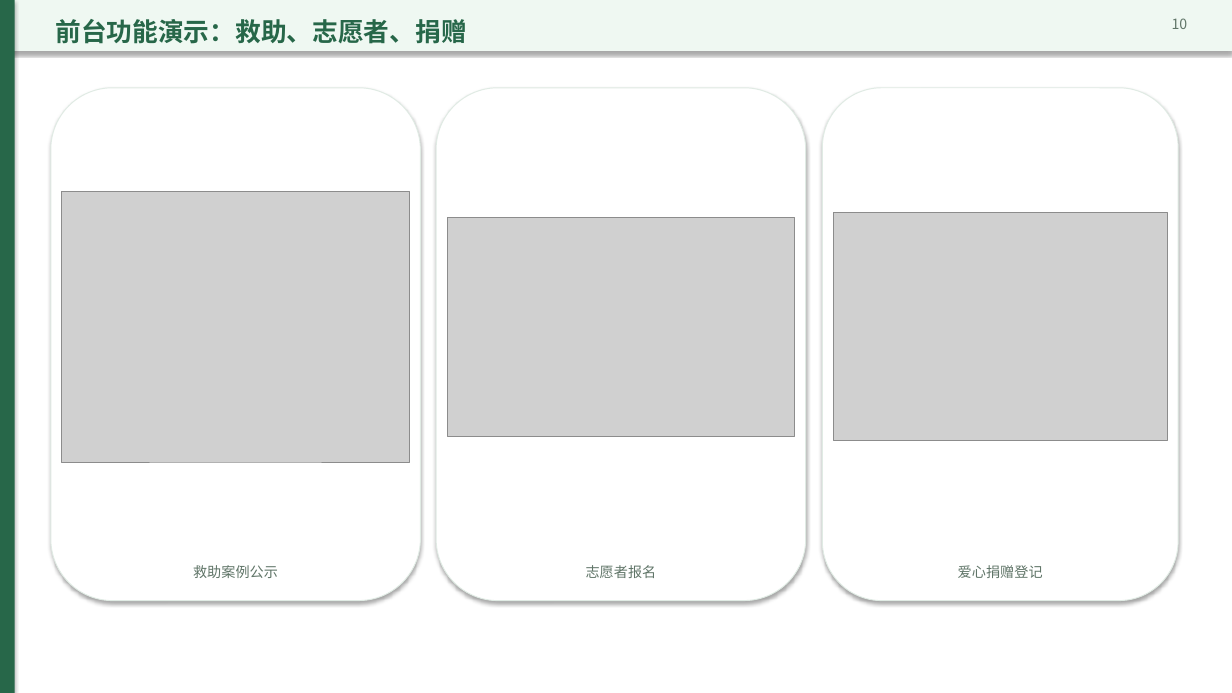
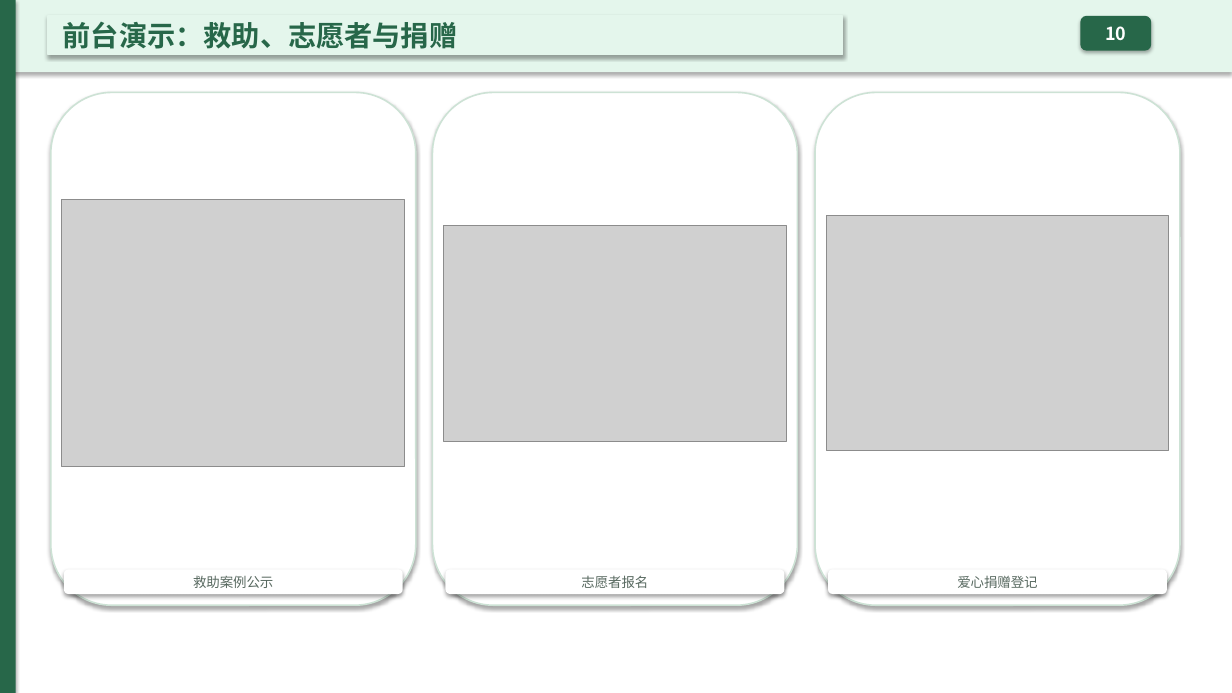
Before and after one commit to OldGuestInBreeze/shixun, a slide deck: slide 11 of stray-animal-rescue-defense.pptx. Drawn at 1232x693 pixels with LibreOffice and Linux fonts; fonts in the diff are those of the drawing; grey boxes stand for pictures. Boxes give left, top, right and bottom in pixels: in the first picture for what was removed or moved away, otherwise in the second. Text is boxed around its words. In the diff, an @@ line names an element or a change of style, - is before the commit and + after.

```diff
--- a/stray-animal-rescue-defense.pptx
+++ b/stray-animal-rescue-defense.pptx
@@ rectangle: place and size @@
-rectangle at (0, 0, 1232, 51)
+rectangle at (0, 0, 1232, 72)
@@ rectangle at (0, 0, 1232, 72): fill #EFF8F2 to #E4F6EC @@
@@ rectangle "前台演示：救助、志愿者与捐赠": place and size @@
-rectangle "前台演示：救助、志愿者与捐赠" at (55, 19, 466, 44)
+rectangle "前台演示：救助、志愿者与捐赠" at (48, 16, 843, 55)
@@ rectangle "前台演示：救助、志愿者与捐赠" at (48, 16, 843, 55): vertical alignment top to middle; fill none to #E4F6EC; outline none to #E4F6EC 1.25 pt; shadow on @@
@@ text in rectangle at (63, 22, 458, 49): text changed; size 20 to 22 pt @@
-前台功能演示：救助、志愿者、捐赠
+前台演示：救助、志愿者与捐赠
@@ rounded rectangle "10": place and size @@
-rounded rectangle "10" at (1172, 18, 1188, 29)
+rounded rectangle "10" at (1081, 17, 1151, 50)
@@ rounded rectangle "10" at (1081, 17, 1151, 50): size 11 to 14 pt, text colour #607568 to #FFFFFF, bold on; alignment right to centre; vertical alignment top to middle; fill none to #276749; outline none to #276749 1.25 pt; shadow on @@
@@ rounded rectangle: place and size @@
-rounded rectangle at (51, 88, 421, 601)
+rounded rectangle at (51, 92, 416, 605)
@@ outline #E0EBE4 0.75 pt to #CDE2D5 1.25 pt in 3 elements at (51, 92, 416, 605), (815, 92, 1180, 605), (433, 92, 798, 605) @@
@@ rounded rectangle: place and size @@
-rounded rectangle at (436, 88, 806, 601)
+rounded rectangle at (433, 92, 798, 605)
@@ rounded rectangle: place and size @@
-rounded rectangle at (823, 88, 1178, 601)
+rounded rectangle at (815, 92, 1180, 605)
@@ picture: place and size @@
-picture at (62, 191, 409, 462)
+picture at (62, 200, 405, 467)
@@ picture: place and size @@
-picture at (447, 217, 795, 436)
+picture at (444, 226, 787, 442)
@@ picture: place and size @@
-picture at (834, 213, 1167, 441)
+picture at (826, 216, 1169, 451)
@@ rounded rectangle "救助案例公示": place and size @@
-rounded rectangle "救助案例公示" at (193, 565, 278, 578)
+rounded rectangle "救助案例公示" at (65, 570, 402, 593)
@@ rounded rectangle "志愿者报名": place and size @@
-rounded rectangle "志愿者报名" at (586, 565, 657, 578)
+rounded rectangle "志愿者报名" at (446, 570, 784, 593)
@@ size 11 to 10.5 pt, text colour #607568 to #586960; vertical alignment top to middle; fill none to #FFFFFF; outline none to #FFFFFF 1.25 pt; shadow on in 3 elements at (65, 570, 402, 593), (446, 570, 784, 593), (829, 570, 1166, 593) @@
@@ rounded rectangle "爱心捐赠登记": place and size @@
-rounded rectangle "爱心捐赠登记" at (958, 565, 1043, 578)
+rounded rectangle "爱心捐赠登记" at (829, 570, 1166, 593)
```
Also in this commit, not shown: 15 other slides changed, 1 other file.
